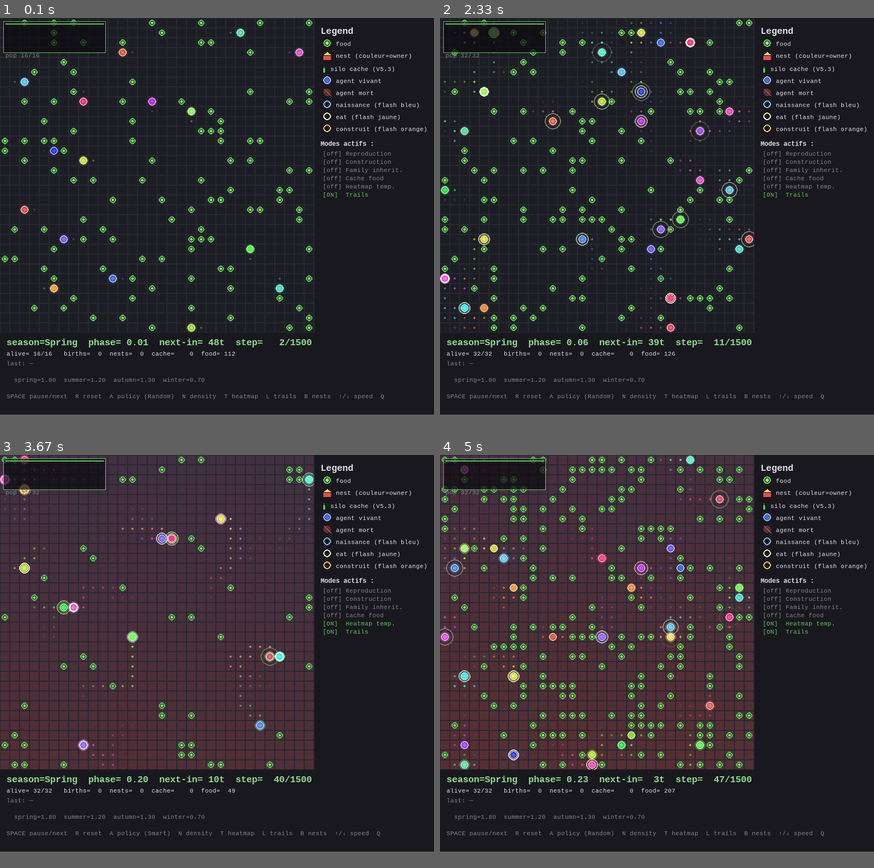
Above: before the commit, frames 1-4 (two rows, left to right).
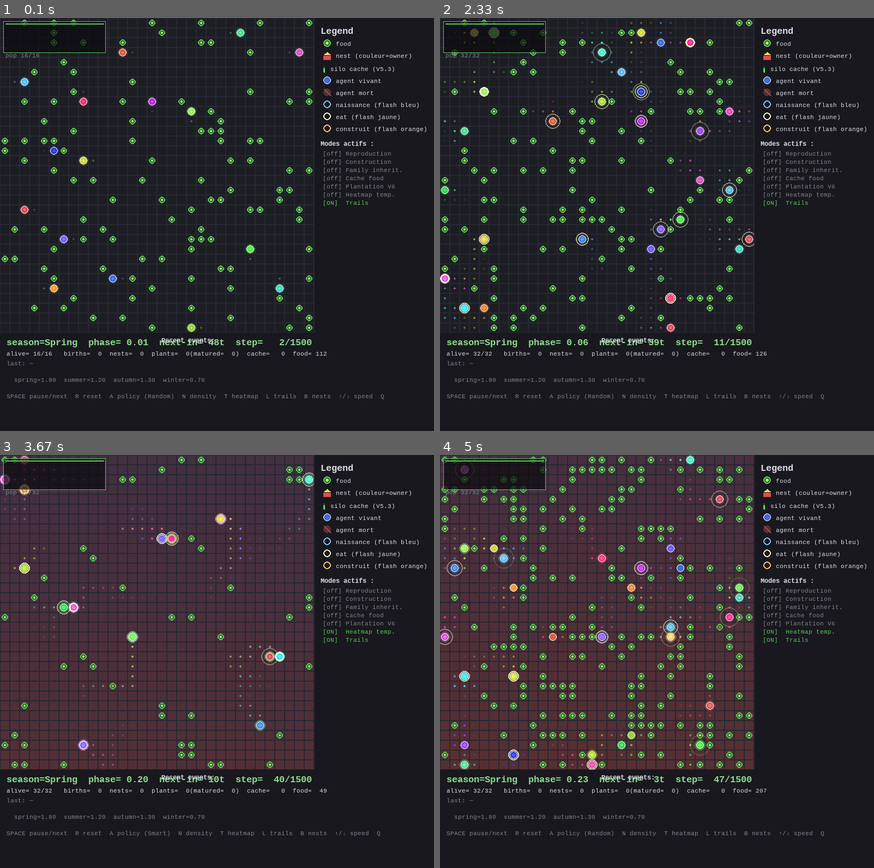
Above: after the commit, the same moments.

Repository: wilf974/aether-fable
Game: pygame game, started from scripts/launch_gui_v3.py
The game is run twice, just before and just after one commit, with the same random seed, the same clock (stepped at 60 frames per second) and the same inputs.
Inputs:
- Up to frame 1 (0.1 s): no input
- Up to frame 2 (2.33 s): hold A 0.33-0.8 s; hold Up 0.33-0.8 s; tap Space at 0.83, 2 s; tap B at 1.17 s; hold N 1.5-1.97 s; hold Up 1.5-1.97 s; tap A at 1.65 s
- Up to frame 3 (3.67 s): hold T 2.33-2.8 s; hold Up 2.33-2.8 s; hold Up 2.83-3.3 s; tap A at 2.98 s; hold Down 3.33-3.63 s
- Up to frame 4 (5 s): hold Up 3.67-4.03 s; hold Down 4.07-4.43 s; tap A at 4.22 s; hold Up 4.47-4.77 s; hold Down from 4.8 s (still down)
In our replay, the window is 796x726 before the commit and 796x756 after it. These sizes can differ from the game's own. Grey fills any space a smaller window leaves; there, only what the larger window draws over its background counts as a difference.

The runs differ from the first frame. In frame 1, 0.3% of the frame differs, in the area x 34-91%, y 40-83%; in frame 2, 0.7%; in frame 3, 0.4%; in frame 4, 0.7%, in the area x 0-91%, y 8-83%.

Commit message:
feat(v6): plantation / culture — système agricole émergent + recalibrage prosper
L'utilisateur signale que les agents "ne font que manger". Diagnostic :
backend OK (40 nids, 41 naissances, 817 dépôts en 500 steps) mais GUI
trop discrète et seuils trop hauts dans certains modes.

V5.6 — recalibrage + lisibilité visuelle :
- Mode prosper recalibré (généreux : density 0.12, respawn 2.8, winter 0.5)
- Seuils CLI défauts plus accessibles : repro 70/35/20cd, build 70/20/30cd
- Flashes plus longs : BIRTH 20→45 frames, BUILD 15→40 frames
- tick_delay_ms 60 → 100 (plus lent pour bien voir)
- Panel "Recent events" en bas droite : log des 6 derniers BIRTH/BUILD/DEATH
  avec timestamps + IDs concernés
- HUD ligne 2 enrichie : nests/plants(matured)/cache/food

V6 — système agricole :
- `aetherlife/world/planting.py` : PlantingConfig + PlantRecord
- env saisonnier : `_plants` dict, `_try_plantings` + `_update_plant_growth`
  + `can_plant_at(agent)` helper
- food respawn évite maintenant les cellules avec plante en croissance
  (en plus des cellules avec nid)
- SmartHeuristic plante quand surplus ≥ plant_threshold + nid + cellule libre
- GUI : plantes dessinées avec tige verte qui grandit + tête circulaire
  proportionnelle à `progress` (couleur passe vert → jaune en mûrissant)
- HUD : `plants=N (matured=M)` + ligne légende "Plantation V6" [ON/off]
- Mode `garden` : prosper + plantation activée + density natural réduite
  (0.08) pour incentiver la culture

Diagnostic V6 garden 1000 steps (8 agents → cap 60) :
  births           : 291
  nests built      : 89
  cache deposits   : 669
  plants planted   : 460
  plants matured   : 408   ← la majorité de la food vient de la culture
  spontaneous food : 10

Les agents cultivent activement et leur survie dépend du cycle agricole :
planter en surplus → récolter mature → manger / stocker. Premier
système économique émergent avec subsistance par travail vs cueillette.

Tests : 267 pytest verts (inchangés, V5.6/V6 additif).

Co-Authored-By: Claude Opus 4.7 (1M context) <noreply@anthropic.com>

Diff:
--- a/aetherlife/agents/smart_heuristic.py
+++ b/aetherlife/agents/smart_heuristic.py
@@ -65,6 +65,7 @@
         )
         food_positions = self._food_positions()
         nest_lookup = env.nests if hasattr(env, "nests") else {}
+        nest_pos_set = {n.pos for n in nest_lookup.values()} if nest_lookup else set()
 
         for aid in obs_dict:
             try:
@@ -101,17 +102,30 @@
 
             # 2. Surplus + pas de nid → construire (rester sur place libre)
             if energy >= build_threshold and own_nest is None:
-                # Si la cellule courante a food, bouger à une cellule libre
-                # adjacente pour que la prochaine reproduction/build puisse
-                # avoir lieu sur cellule libre.
                 if env.food_mask[ar, ac]:
-                    # Manger d'abord ; on revient construire après
                     actions[aid] = self._random_walk(aid, ar, ac)
                 else:
-                    # Rester ici : NORTH si row>0 ou SOUTH selon clamp
                     actions[aid] = self._idle_action(ar, ac)
                 self._prev_pos[aid] = (ar, ac)
                 continue
+
+            # V6 — Surplus + plantation possible : plante au lieu de chercher food
+            pcfg = getattr(env.cfg, "planting", None)
+            can_plant = (
+                pcfg is not None and pcfg.enabled
+                and energy >= pcfg.energy_threshold
+            )
+            if can_plant and own_nest is not None:
+                # Si la cellule courante est plantable, idle (rester pour planter)
+                plants = getattr(env, "plants", {})
+                if (
+                    not env.food_mask[ar, ac]
+                    and (ar, ac) not in plants
+                    and (ar, ac) not in nest_pos_set
+                ):
+                    actions[aid] = self._idle_action(ar, ac)
+                    self._prev_pos[aid] = (ar, ac)
+                    continue
 
             # 3. Surplus ET nid existe → aller au nid (rest + déposer cache)
             if energy >= comfortable and own_nest is not None:
--- a/aetherlife/viz/pygame_viewer_v3.py
+++ b/aetherlife/viz/pygame_viewer_v3.py
@@ -34,17 +34,20 @@
 
 # ─── viz config (V5.4 — refonte lisibilité) ──────────────────────────────
 TRAIL_LEN = 12
-EAT_FLASH_FRAMES = 10
+# V5.6 — flashes beaucoup plus longs pour visibilité
+EAT_FLASH_FRAMES = 12
 AGE_GRAY = (190, 190, 195)
 MAX_AGE_MIX = 0.45
 HALO_EXTRA = 4
-BIRTH_FLASH_FRAMES = 20
+BIRTH_FLASH_FRAMES = 45            # +125 % pour bien voir les naissances
 BIRTH_FLASH_COLOR = (120, 200, 255)
 POP_CURVE_SAMPLES = 200
 POP_CURVE_H = 50
 # V5 — construction (nid en maison stylisée)
-BUILD_FLASH_FRAMES = 15
+BUILD_FLASH_FRAMES = 40            # +166 % pour bien voir les constructions
 BUILD_FLASH_COLOR = (255, 200, 100)
+# V5.6 — event log
+EVENT_LOG_MAXLEN = 6
 NEST_BASE_ALPHA = 240           # nids beaucoup plus opaques qu'avant
 NEST_ROOF_ALPHA = 255
 # V5.3 — cache viz
@@ -134,8 +137,8 @@
     *,
     n_choices: tuple[int, ...] = (2, 4, 8, 16, 32, 64),
     cell_px: int = 24,           # plus grand par défaut (était 18)
-    hud_h: int = 150,
-    tick_delay_ms: int = 60,
+    hud_h: int = 180,             # +30 px pour le panneau events
+    tick_delay_ms: int = 100,    # plus lent (60 → 100) pour visibilité
     seed: int = 0,
     show_temp_heatmap: bool = False,   # désactivé par défaut (toggle T)
 ) -> None:
@@ -200,6 +203,8 @@
     pop_curve.append(env.n_alive)
     show_trails = True
     show_nests = True
+    # V5.6 — event log
+    event_log: deque = deque(maxlen=EVENT_LOG_MAXLEN)
 
     def reset_episode(new_seed: int | None = None) -> None:
         nonlocal obs_dict, tracker, showing_report, trails, eat_flash_frames
@@ -289,9 +294,40 @@
             for child_id in env.births_last_step:
                 birth_flash_frames[child_id] = BIRTH_FLASH_FRAMES
                 trails.setdefault(child_id, deque(maxlen=TRAIL_LEN))
+                # V5.6 — log birth
+                try:
+                    parent = next(
+                        (a for a in env._agents if a.agent_id == child_id),  # noqa: SLF001
+                        None,
+                    )
+                    parent_id = parent.parent_id if parent else "?"
+                except Exception:
+                    parent_id = "?"
+                event_log.append((
+                    f"t{env.step_count}", "BIRTH", f"#{child_id}<-#{parent_id}",
+                    BIRTH_FLASH_COLOR,
+                ))
             # V5 — flash sur les nids fraîchement construits
             for nest in env.builds_last_step:
                 build_flash_frames[nest.owner_id] = BUILD_FLASH_FRAMES
+                event_log.append((
+                    f"t{env.step_count}", "BUILD", f"#{nest.owner_id}@({nest.pos[0]},{nest.pos[1]})",
+                    BUILD_FLASH_COLOR,
+                ))
+            # V5.6 — log deaths
+            for aid in list(env.alive_agent_ids):
+                pass
+            # Detect deaths via change in n_alive
+            current_dead_ids = {
+                a.agent_id for a in env._agents if not a.alive  # noqa: SLF001
+            }
+            new_deaths = current_dead_ids - getattr(env, "_prev_dead_ids", set())
+            env._prev_dead_ids = current_dead_ids  # noqa: SLF001
+            for did in new_deaths:
+                event_log.append((
+                    f"t{env.step_count}", "DEATH ", f"#{did}",
+                    (220, 100, 100),
+                ))
             # V4 — sample pop curve
             pop_curve.append(env.n_alive)
             obs_dict = {aid: o for aid, o in next_obs.items() if env.agent_state(aid).alive}
@@ -338,6 +374,36 @@
                 pygame.draw.circle(screen, FOOD_BG, (cxc, cyc), food_r)
                 pygame.draw.circle(screen, CELL_FOOD, (cxc, cyc), food_r, 2)
                 pygame.draw.circle(screen, FOOD_DOT, (cxc, cyc), max(1, food_r // 3))
+
+        # 2bis) V6 — plants in growth : taille proportionnelle au stade
+        plants_dict = getattr(env, "plants", {})
+        if plants_dict:
+            current_tick = env.step_count
+            for (pr, pc), plant in plants_dict.items():
+                prog = plant.progress(current_tick)
+                x, y = pc * cell_px, pr * cell_px
+                cxc = x + cell_px // 2
+                cyc = y + cell_px // 2
+                # Stem (tige) verte qui grandit
+                stem_max_h = cell_px - 6
+                stem_h = max(2, int(stem_max_h * prog))
+                stem_color = (
+                    int(100 + 60 * prog),  # plus mûr = plus jaune
+                    int(180 + 50 * prog),
+                    50,
+                )
+                pygame.draw.rect(
+                    screen, stem_color,
+                    pygame.Rect(cxc - 1, cyc + cell_px // 2 - 3 - stem_h, 2, stem_h),
+                )
+                # Tête plante : cercle qui grossit
+                head_r = max(2, int((cell_px // 5) * prog))
+                if head_r >= 2:
+                    pygame.draw.circle(
+                        screen, stem_color,
+                        (cxc, cyc + cell_px // 2 - 3 - stem_h),
+                        head_r,
+                    )
 
         # 3) V5/V5.3 — draw nests as HOUSES (toit triangulaire + corps)
         if show_nests:
@@ -618,11 +684,14 @@
         rcfg = env.cfg.reproduction
         bcfg = env.cfg.build
         ccfg = env.cfg.cache
+        pcfg = getattr(env.cfg, "planting", None)
+        plant_on = pcfg.enabled if pcfg else False
         for label, active in [
             ("Reproduction", rcfg.enabled),
             ("Construction", bcfg.enabled),
             ("Family inherit.", bcfg.family_inheritance),
             ("Cache food", ccfg.enabled),
+            ("Plantation V6", plant_on),
             ("Heatmap temp.", show_temp),
             ("Trails", show_trails),
         ]:
@@ -655,9 +724,12 @@
         n_alive_disp = env.n_alive
         n_nests = env.n_nests
         cache_total = getattr(env, "total_cached_food", 0.0)
+        n_plants = getattr(env, "n_plants", 0)
+        n_matured = getattr(env, "plants_matured_total", 0)
         line2 = (
             f"alive={n_alive_disp:3d}/{total_pop:<3d}  births={env.n_births_total:3d}  "
-            f"nests={n_nests:3d}  cache={cache_total:5.0f}  food={env.food_count:4d}"
+            f"nests={n_nests:3d}  plants={n_plants:3d}(matured={n_matured:3d})  "
+            f"cache={cache_total:4.0f}  food={env.food_count:4d}"
         )
         line3 = f"last: {last_outcome}"
         line4 = "Mean food regen factors per season:"
@@ -678,6 +750,17 @@
         screen.blit(font_sm.render(line3, True, outcome_color), (12, hud_y0 + 50))
         screen.blit(font_sm.render(line5, True, HUD_DIM), (12, hud_y0 + 80))
         screen.blit(font_sm.render(controls, True, HUD_DIM), (12, hud_y0 + 110))
+
+        # V5.6 — Event log panel (right side of HUD)
+        event_x0 = grid_w - 280
+        screen.blit(font_md.render("Recent events:", True, HUD_FG),
+                    (event_x0, hud_y0 + 8))
+        for i, (ts, kind, detail, color) in enumerate(list(event_log)):
+            y = hud_y0 + 28 + i * 16
+            screen.blit(
+                font_sm.render(f"{ts:6s} {kind:6s} {detail}", True, color),
+                (event_x0, y),
+            )
 
         # V4 — courbe population mini-graph en haut à gauche du grid
         if len(pop_curve) > 1:
--- /dev/null
+++ b/aetherlife/world/planting.py
@@ -0,0 +1,77 @@
+"""V6 — système de plantation : agents cultivent food sur cellules vides.
+
+Mécanique :
+- Un agent avec energy >= `energy_threshold` peut planter sur sa cellule
+  actuelle si :
+    - cellule libre de food et de nid
+    - pas déjà une plante en croissance ici
+    - cooldown de plantation respecté
+- Coût : `energy_cost` (déduit de l'agent)
+- La graine pousse pendant `growth_ticks` puis devient une food cell normale
+  (consommable par n'importe quel agent)
+- Visualisation : taille croissante d'un petit cercle vert pâle
+
+Tension introduite :
+    chasse passive (food spontanée)
+    vs
+    investissement actif (planter → récolter)
+"""
+from __future__ import annotations
+
+from dataclasses import dataclass
+
+
+@dataclass(frozen=True)
+class PlantingConfig:
+    """Configuration de la plantation V6.
+
+    Args:
+        enabled: si False (default), aucune plantation. Compat V5/V5.2/V5.3.
+        energy_threshold: minimum d'énergie pour pouvoir planter.
+        energy_cost: énergie consommée par plantation.
+        growth_ticks: nombre de ticks pour qu'une plante devienne food.
+        cooldown_ticks: ticks min entre 2 plantations du même agent.
+    """
+
+    enabled: bool = False
+    energy_threshold: float = 100.0
+    energy_cost: float = 12.0
+    growth_ticks: int = 40
+    cooldown_ticks: int = 25
+
+    def __post_init__(self) -> None:
+        if self.energy_threshold <= 0:
+            raise ValueError(
+                f"energy_threshold doit être > 0 (got {self.energy_threshold})"
+            )
+        if self.energy_cost <= 0:
+            raise ValueError(f"energy_cost doit être > 0 (got {self.energy_cost})")
+        if self.energy_cost >= self.energy_threshold:
+            raise ValueError(
+                f"energy_cost ({self.energy_cost}) doit être < "
+                f"energy_threshold ({self.energy_threshold})"
+            )
+        if self.growth_ticks <= 0:
+            raise ValueError(f"growth_ticks doit être > 0 (got {self.growth_ticks})")
+        if self.cooldown_ticks < 0:
+            raise ValueError(f"cooldown_ticks doit être >= 0 (got {self.cooldown_ticks})")
+
+
+@dataclass
+class PlantRecord:
+    """Plante en croissance sur une cellule (V6)."""
+
+    planter_id: int
+    pos: tuple[int, int]
+    planted_tick: int
+    matures_at_tick: int
+
+    def progress(self, current_tick: int) -> float:
+        """Fraction de croissance dans [0, 1]."""
+        total = self.matures_at_tick - self.planted_tick
+        if total <= 0:
+            return 1.0
+        return min(1.0, max(0.0, (current_tick - self.planted_tick) / total))
+
+    def is_mature(self, current_tick: int) -> bool:
+        return current_tick >= self.matures_at_tick
--- a/aetherlife/world/seasonal_grid.py
+++ b/aetherlife/world/seasonal_grid.py
@@ -39,6 +39,7 @@
 from aetherlife.world.construction import BuildConfig, NestRecord
 from aetherlife.world.food_grid import Action, _DELTAS
 from aetherlife.world.multi_agent_grid import _AgentState
+from aetherlife.world.planting import PlantingConfig, PlantRecord
 from aetherlife.world.reproduction import LineageEdge, ReproductionConfig
 
 
@@ -108,6 +109,7 @@
     reproduction: ReproductionConfig = ReproductionConfig()
     build: BuildConfig = BuildConfig()
     cache: CacheConfig = CacheConfig()
+    planting: PlantingConfig = PlantingConfig()
 
     def __post_init__(self) -> None:
         if self.rows <= 0 or self.cols <= 0:
@@ -219,6 +221,11 @@
         self._cache_withdrawals_total: int = 0
         self._cache_energy_deposited_total: float = 0.0
         self._cache_energy_withdrawn_total: float = 0.0
+        # V6 — plantation
+        self._plants: dict[tuple[int, int], PlantRecord] = {}
+        self._plants_planted_total: int = 0
+        self._plants_matured_total: int = 0
+        self._last_plant_tick: dict[int, int] = {}
 
     @property
     def n_actions(self) -> int:
@@ -331,6 +338,42 @@
     @property
     def cache_energy_withdrawn_total(self) -> float:
         return self._cache_energy_withdrawn_total
+
+    # V6 — plantation
+    @property
+    def plants(self) -> dict[tuple[int, int], PlantRecord]:
+        return dict(self._plants)
+
+    @property
+    def n_plants(self) -> int:
+        return len(self._plants)
+
+    @property
+    def plants_planted_total(self) -> int:
+        return self._plants_planted_total
+
+    @property
+    def plants_matured_total(self) -> int:
+        return self._plants_matured_total
+
+    def can_plant_at(self, agent: _AgentState) -> bool:
+        """V6 — vérifie si l'agent peut planter à sa position actuelle."""
+        pcfg = self.cfg.planting
+        if not pcfg.enabled or not agent.alive:
+            return False
+        if agent.energy < pcfg.energy_threshold:
+            return False
+        last = self._last_plant_tick.get(agent.agent_id, -10**9)
+        if self._step_count - last < pcfg.cooldown_ticks:
+            return False
+        pos = agent.pos
+        if self._food_mask[pos[0], pos[1]]:
+            return False
+        if pos in self._plants:
+            return False
+        if pos in self.nest_positions:
+            return False
+        return True
 
     def root_ancestor_of(self, agent_id: int) -> int:
         return self.agent_state(agent_id).root_ancestor_id
@@ -407,6 +450,11 @@
         self._cache_withdrawals_total = 0
         self._cache_energy_deposited_total = 0.0
         self._cache_energy_withdrawn_total = 0.0
+        # V6 reset
+        self._plants = {}
+        self._plants_planted_total = 0
+        self._plants_matured_total = 0
+        self._last_plant_tick = {}
         self._initial_food_layout()
         self._refresh_temperature()
         return (
@@ -556,6 +604,11 @@
         if self.cfg.build.enabled:
             self._try_constructions()
 
+        # V6 — plantation automatique + croissance
+        if self.cfg.planting.enabled:
+            self._try_plantings()
+            self._update_plant_growth()
+
         # Refresh temperature pour le tick courant
         self._refresh_temperature()
         # Food respawn modulé par la saison (I11)
@@ -620,6 +673,34 @@
                 )
             )
 
+    def _try_plantings(self) -> None:
+        """V6 — chaque agent éligible plante une graine sur sa cellule."""
+        pcfg = self.cfg.planting
+        for agent in self._agents:
+            if not self.can_plant_at(agent):
+                continue
+            agent.energy -= pcfg.energy_cost
+            self._last_plant_tick[agent.agent_id] = self._step_count
+            self._plants[agent.pos] = PlantRecord(
+                planter_id=agent.agent_id,
+                pos=agent.pos,
+                planted_tick=self._step_count,
+                matures_at_tick=self._step_count + pcfg.growth_ticks,
+            )
+            self._plants_planted_total += 1
+
+    def _update_plant_growth(self) -> None:
+        """V6 — convertit les plantes mûres en food cells."""
+        matured = []
+        for pos, plant in self._plants.items():
+            if plant.is_mature(self._step_count):
+                matured.append(pos)
+        for pos in matured:
+            r, c = pos
+            self._food_mask[r, c] = True
+            del self._plants[pos]
+            self._plants_matured_total += 1
+
     def _try_constructions(self) -> None:
         """V5 — construction auto pour env saisonnier (idem MultiAgentFoodGrid)."""
         bcfg = self.cfg.build
@@ -696,12 +777,14 @@
         free = []
         agent_positions = {a.pos for a in self._agents if a.alive}
         nest_pos = self.nest_positions
+        plant_pos = set(self._plants.keys())
         for r in range(self.cfg.rows):
             for c in range(self.cfg.cols):
                 if (
                     not self._food_mask[r, c]
                     and (r, c) not in agent_positions
                     and (r, c) not in nest_pos
+                    and (r, c) not in plant_pos
                 ):
                     free.append((r, c))
         if not free:
--- a/scripts/launch_gui_v3.py
+++ b/scripts/launch_gui_v3.py
@@ -18,6 +18,7 @@
 from aetherlife.viz.pygame_viewer_v3 import run_gui_v3
 from aetherlife.world.cache import CacheConfig
 from aetherlife.world.construction import BuildConfig
+from aetherlife.world.planting import PlantingConfig
 from aetherlife.world.reproduction import ReproductionConfig
 from aetherlife.world.seasonal_grid import SeasonalConfig, SeasonalMultiAgentConfig
 
@@ -112,19 +113,35 @@
         max_steps=3000,
     ),
     # V5.3 — mode prosper : tribe + caches food (stockage inter-temporel)
+    # V5.6 recalibré : généreux pour rendre les comportements bien visibles
     "prosper": dict(
-        metabolism=0.5,
-        food_value=14.0,
-        start_energy=100.0,
-        max_energy=200.0,
-        death_penalty=5.0,
-        initial_food_density=0.08,
-        food_respawn_lambda=1.8,
-        winter_factor=0.3,  # hiver plus dur → cache devient utile
+        metabolism=0.4,
+        food_value=15.0,
+        start_energy=110.0,
+        max_energy=180.0,
+        death_penalty=5.0,
+        initial_food_density=0.12,
+        food_respawn_lambda=2.8,
+        winter_factor=0.5,
         summer_factor=1.3,
         spring_factor=2.0,
+        autumn_factor=1.3,
+        max_steps=3000,
+    ),
+    # V6 — mode garden : prosper + plantation (système agricole complet)
+    "garden": dict(
+        metabolism=0.4,
+        food_value=15.0,
+        start_energy=120.0,
+        max_energy=200.0,
+        death_penalty=5.0,
+        initial_food_density=0.08,        # un peu moins de food naturel
+        food_respawn_lambda=1.5,           # pour incentiver la plantation
+        winter_factor=0.4,
+        summer_factor=1.2,
+        spring_factor=1.8,
         autumn_factor=1.2,
-        max_steps=3000,
+        max_steps=4000,
     ),
 }
 
@@ -167,19 +184,20 @@
         choices=["on", "off"],
         help="Force reproduction on/off (default: auto, on si --mode evolve)",
     )
-    parser.add_argument("--repro-threshold", type=float, default=80.0)
-    parser.add_argument("--repro-cost", type=float, default=40.0)
-    parser.add_argument("--repro-cooldown", type=int, default=30)
-    parser.add_argument("--repro-max-pop", type=int, default=80)
+    # V5.6 — seuils plus accessibles pour comportements visibles
+    parser.add_argument("--repro-threshold", type=float, default=70.0)
+    parser.add_argument("--repro-cost", type=float, default=35.0)
+    parser.add_argument("--repro-cooldown", type=int, default=20)
+    parser.add_argument("--repro-max-pop", type=int, default=60)
     # V5 construction (activée seulement en mode 'civ' par défaut)
     parser.add_argument(
         "--build", type=str, default=None, choices=["on", "off"],
         help="Force construction on/off (default: on si --mode civ)",
     )
-    parser.add_argument("--build-threshold", type=float, default=90.0)
-    parser.add_argument("--build-cost", type=float, default=25.0)
-    parser.add_argument("--build-rest-bonus", type=float, default=3.0)
-    parser.add_argument("--build-cooldown", type=int, default=50)
+    parser.add_argument("--build-threshold", type=float, default=70.0)
+    parser.add_argument("--build-cost", type=float, default=20.0)
+    parser.add_argument("--build-rest-bonus", type=float, default=4.0)
+    parser.add_argument("--build-cooldown", type=int, default=30)
     parser.add_argument(
         "--family", type=lambda x: x.lower() == "on" if x else None,
         default=None,
@@ -194,6 +212,15 @@
     parser.add_argument("--cache-capacity", type=float, default=80.0)
     parser.add_argument("--cache-deposit-amount", type=float, default=4.0)
     parser.add_argument("--cache-withdrawal-amount", type=float, default=4.0)
+    # V6 plantation (activée seulement en mode 'garden' par défaut)
+    parser.add_argument(
+        "--planting", type=str, default=None, choices=["on", "off"],
+        help="Force plantation on/off (default: on si --mode garden)",
+    )
+    parser.add_argument("--plant-threshold", type=float, default=100.0)
+    parser.add_argument("--plant-cost", type=float, default=12.0)
+    parser.add_argument("--plant-growth-ticks", type=int, default=40)
+    parser.add_argument("--plant-cooldown", type=int, default=25)
     args = parser.parse_args()
 
     preset = MODE_PRESETS[args.mode]
@@ -261,6 +288,20 @@
         max_capacity=args.cache_capacity,
         deposit_amount=args.cache_deposit_amount,
         withdrawal_amount=args.cache_withdrawal_amount,
+    )
+
+    # V6 plantation : auto-on en mode garden uniquement
+    if args.planting is None:
+        plant_enabled = args.mode == "garden"
+    else:
+        plant_enabled = args.planting == "on"
+
+    planting = PlantingConfig(
+        enabled=plant_enabled,
+        energy_threshold=args.plant_threshold,
+        energy_cost=args.plant_cost,
+        growth_ticks=args.plant_growth_ticks,
+        cooldown_ticks=args.plant_cooldown,
     )
 
     cfg = SeasonalMultiAgentConfig(
@@ -277,6 +318,7 @@
         reproduction=repro,
         build=build,
         cache=cache,
+        planting=planting,
     )
 
     print(
@@ -292,6 +334,8 @@
         f"family_inheritance={build.family_inheritance}\n"
         f"  cache={cache.enabled}  deposit>={cache.deposit_threshold}  "
         f"withdraw<{cache.withdrawal_threshold}  cap={cache.max_capacity}\n"
+        f"  planting={planting.enabled}  threshold={planting.energy_threshold}  "
+        f"cost={planting.energy_cost}  growth={planting.growth_ticks}t\n"
     )
 
     run_gui_v3(cfg, cell_px=args.cell_px, tick_delay_ms=args.tick_delay_ms, seed=args.seed)
